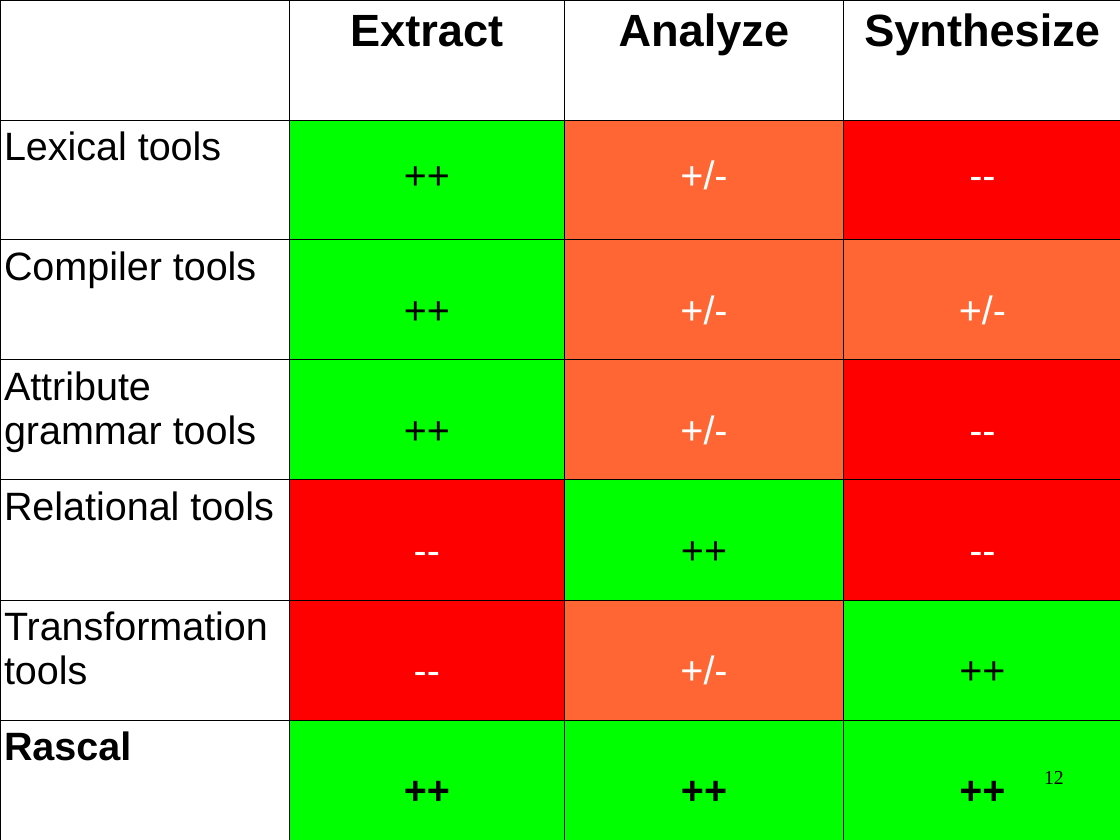
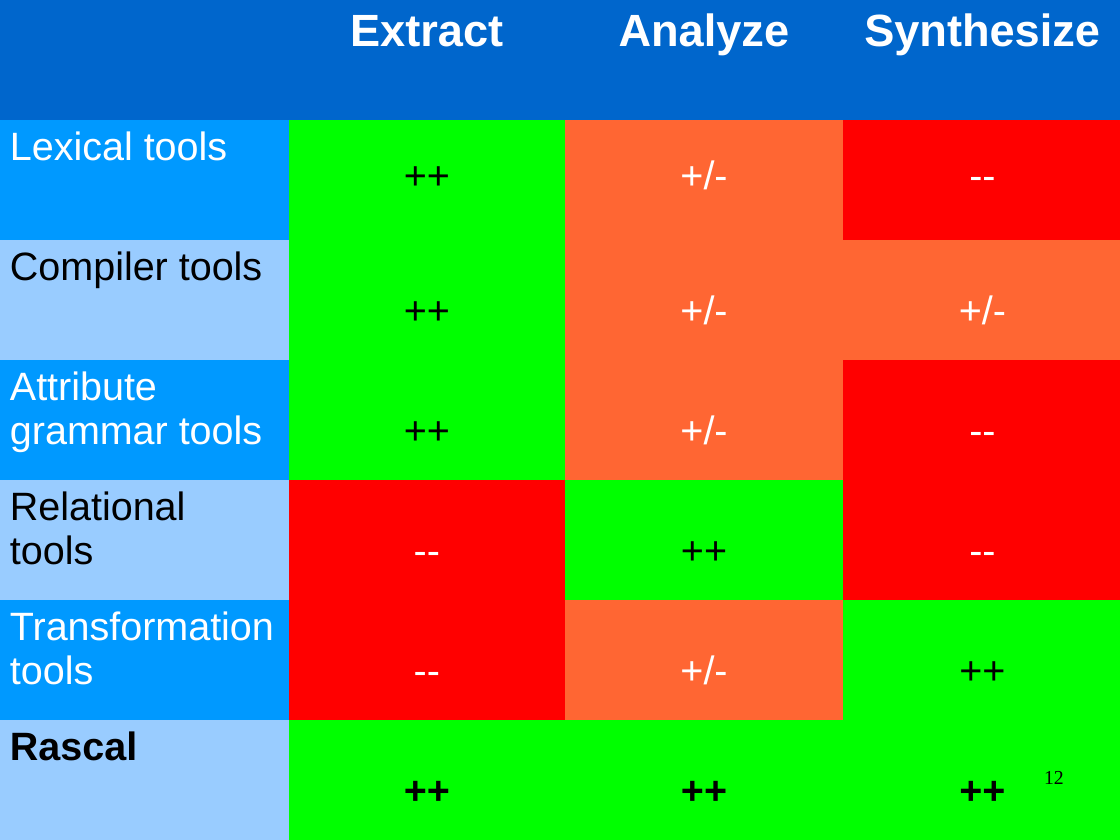
Before and after one commit to cwi-swat/meta-environment, a slide deck: slide 12 of meta-doc/analysis/rascal-slides/rascal-slides.odp. Drawn at 1120x840 pixels with LibreOffice and Linux fonts; fonts in the diff are those of the drawing; background and template pictures are left out. Boxes give left, top, right and bottom in pixels: in the first picture for what was removed or moved away, otherwise in the second. Text is boxed around its words. In the diff, an @@ line names an element or a change of style, - is before the commit and + after.

```diff
--- a/meta-doc/analysis/rascal-slides/rascal-slides.odp
+++ b/meta-doc/analysis/rascal-slides/rascal-slides.odp
@@ table at bbox=[0, 0, 1120, 840] @@
@@ fill none to #0066CC in 3 cells @@
@@ fill none to #0099FF in 3 cells @@
@@ fill none to #99CCFF in 3 cells @@
@@ text colour #000000 to #FFFFFF in "Extract", "Analyze", "Synthesize", "Lexical tools" and 2 more places @@
@@ borders changed @@
```
Also in this commit, not shown: 9 other slides changed.
